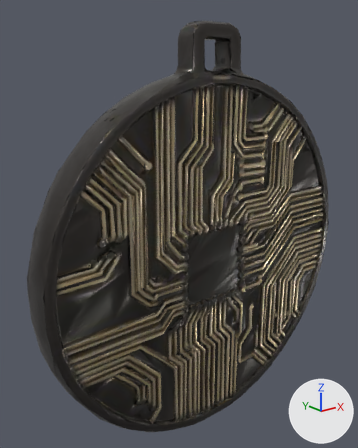
An edit to the glTF model assets/3d/knitbit_base/web/piece_charm_coin.glb, drawn before and after from the same camera.
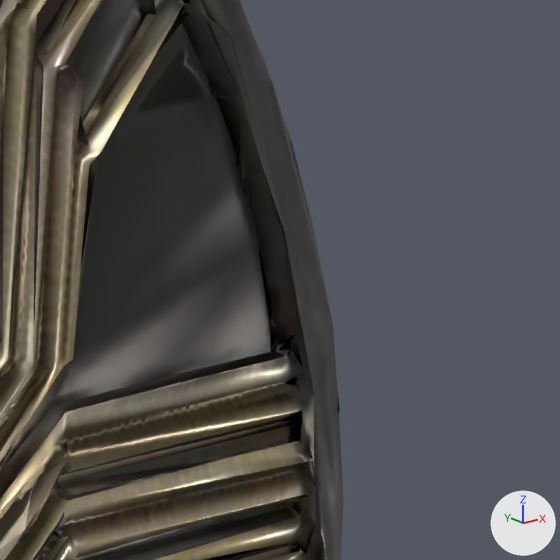
Old and new are each drawn whole from a 50 mm lens placed at (-0.3177, -0.36, -0.2624), pointed at (-0.1912, -0.2018, -0.3257) and again close up on the part from 79% to 100% of the width and 31% to 48% of the height. The lights are fixed; the arrows at lower right show +X, +Y and +Z. The first two pictures are the older version. Vertices at exactly the same position are counted once.

In view in the first close-up: 'trait_charm_coin'.
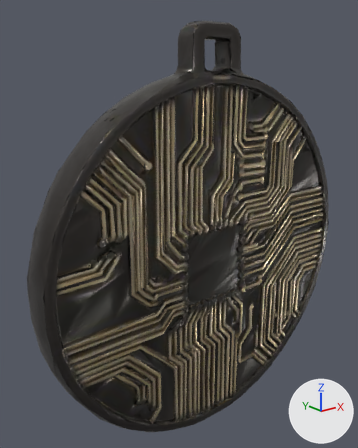
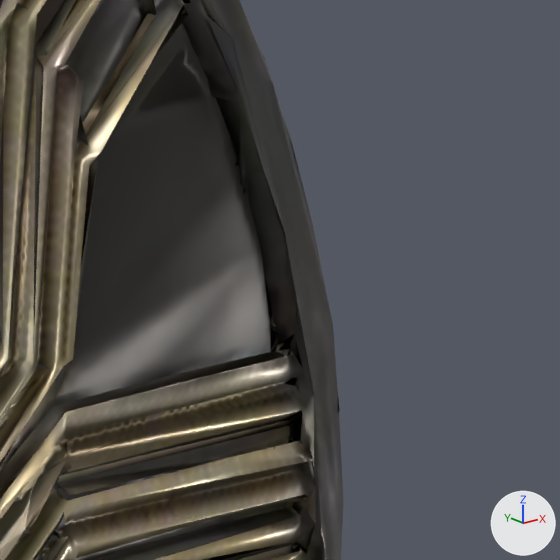
The newer file is also turned or shifted as a whole; pictures and numbers use the older file's frame.

What differs and where, as boxes [x1, y1, x2, y2] in the close-ups (560 x 560 px):
part 1 of me_mesh_0_014, deleted: before [53, 195, 271, 406]

What changed in the scene script:
```text
Change me_mesh_0_014:
    used by ob_trait_charm_coin; location = (0.0, 0.0, 0.0)
    remove me_mesh_0_014.from_pydata(...)  # 9674 vertices, 9000 faces; spans x -0.261..-0.105, y -0.218..-0.203, z -0.418..-0.246
    add me_mesh_0_014.from_pydata(...)  # 9680 vertices, 9000 faces; spans x -0.261..-0.105, y -0.218..-0.203, z -0.418..-0.246
    me_mesh_0_014 part 1: 1 vertex removed from x -0.117, y -0.216, z -0.31
    other edits to the shape of me_mesh_0_014 do not show in these pictures
```
